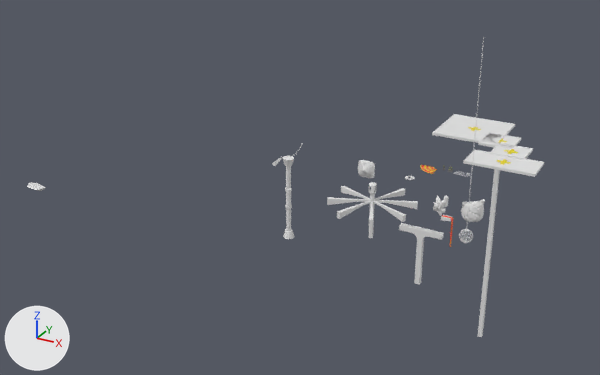
Renders of the Blender file Modele/Koncepty/lava.blend from each side of a commit.
Before and after are seen from a camera (50 mm lens) standing at (137.0, -309.0, 139.0) and looking at (-32.0, -3.0, -14.0). Every picture has the same lights, and +X, +Y and +Z are marked at lower left.

The first picture shows 'Aqueduct', 'Big Rock', 'BridgeColumn', 'Platform With Column', 'Rock Platform', 'Square Big Platform', 'Square Long Platform', 'Square Platform'.
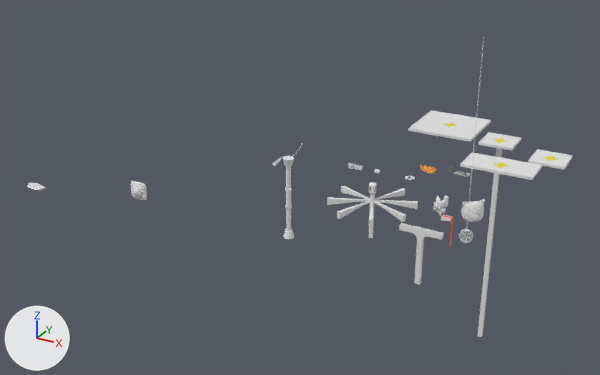
Boxes (x1, y1, x2, y2) around the edits, measured in the pictures (600 x 375 px):
'Square Big Platform', moved
    before: (432, 114, 515, 144)
    after: (408, 110, 491, 142)
'Square Long Platform', moved
    before: (463, 150, 544, 177)
    after: (460, 152, 542, 180)
'Square Platform', moved
    before: (489, 143, 533, 160)
    after: (528, 149, 573, 169)
'Rock Platform', moved
    before: (358, 160, 375, 178)
    after: (131, 181, 147, 200)

Edits to the bpy script that builds the scene:
```text
Change ob_square_platform:
    ob_square_platform.location: (49.7, 50.6, 0.0) -> (67.7, 50.6, 0.0)
Change ob_rock_platform:
    ob_rock_platform.location: (0.0, 0.0, 0.0) -> (-72.3, -66.3, 0.0)
Change ob_square_long_platform:
    ob_square_long_platform.location: (50.4, 36.4, 0.0) -> (50.4, 32.2, 0.0)
Change ob_square_big_platform:
    ob_square_big_platform.location: (25.2, 72.6, 0.0) -> (12.6, 72.6, 0.0)
```
